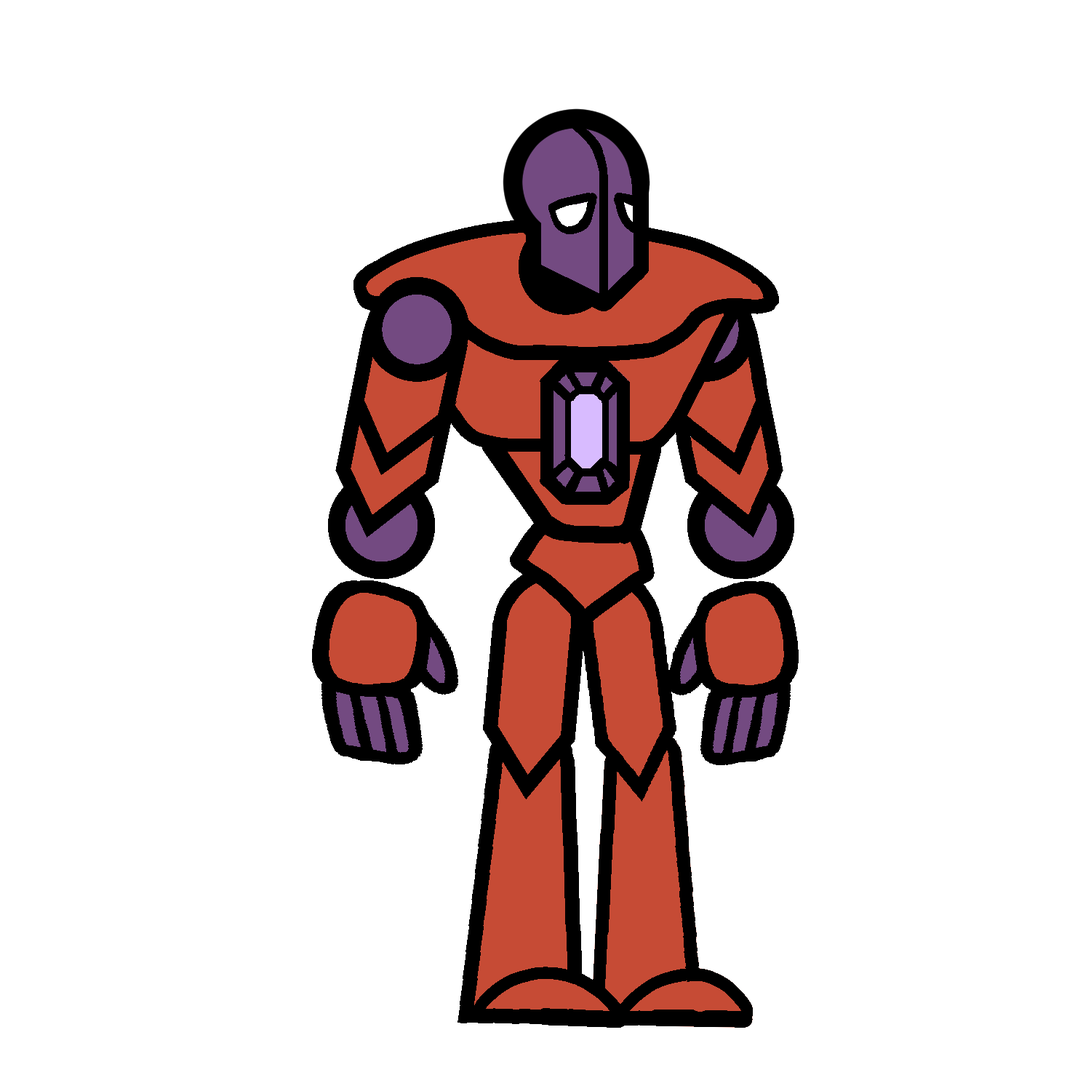
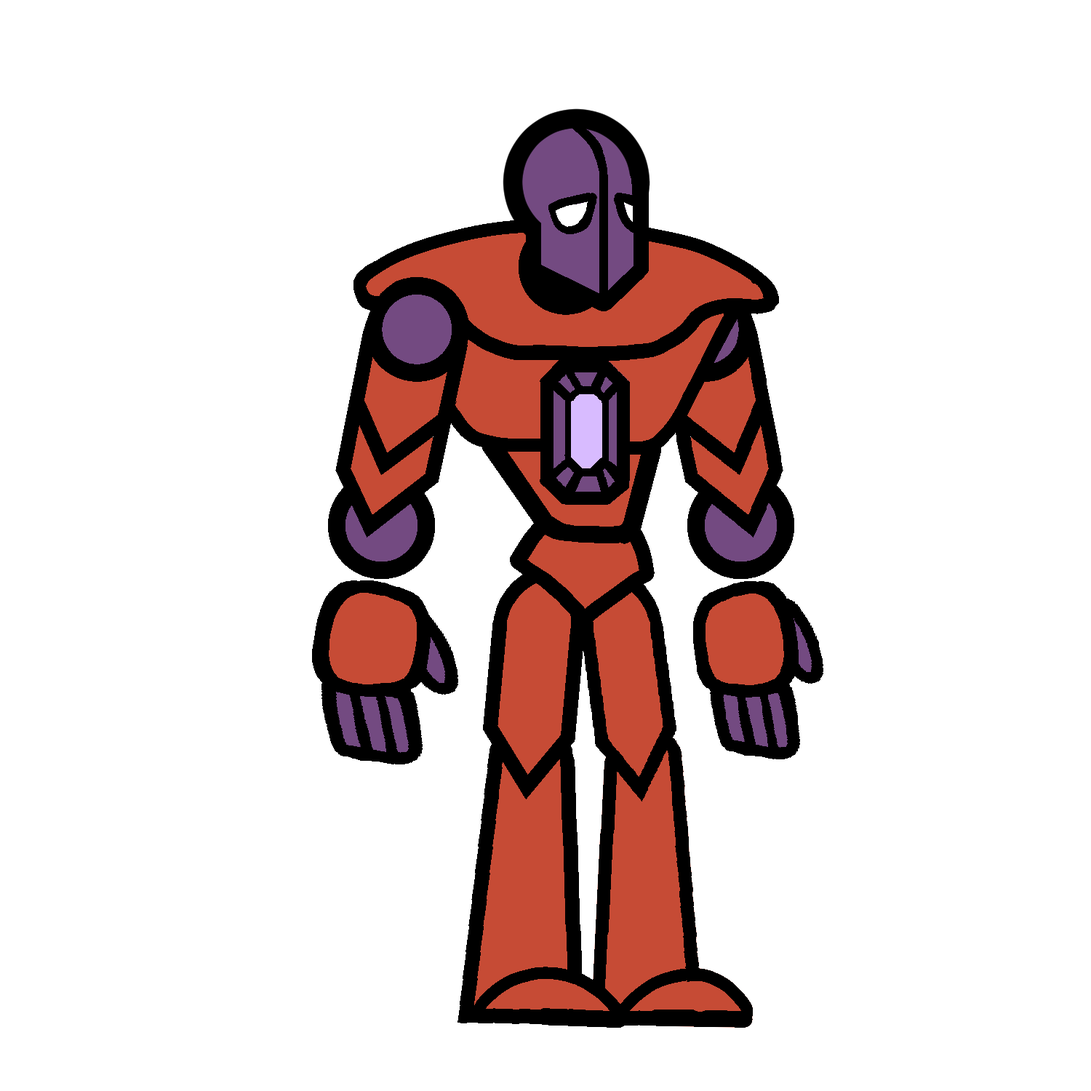
Layered file, before and after one edit (1091x1091). Changes by layer:
painted on "Fingers R" over (700, 674, 801, 766)
painted on "Thumb R" over (669, 598, 824, 696)
